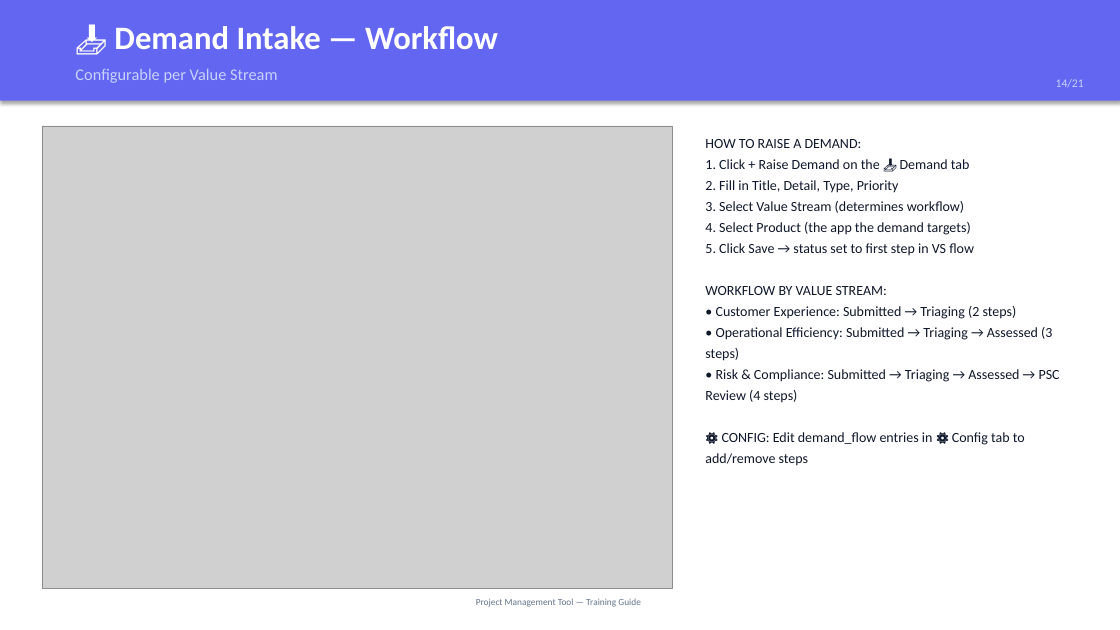
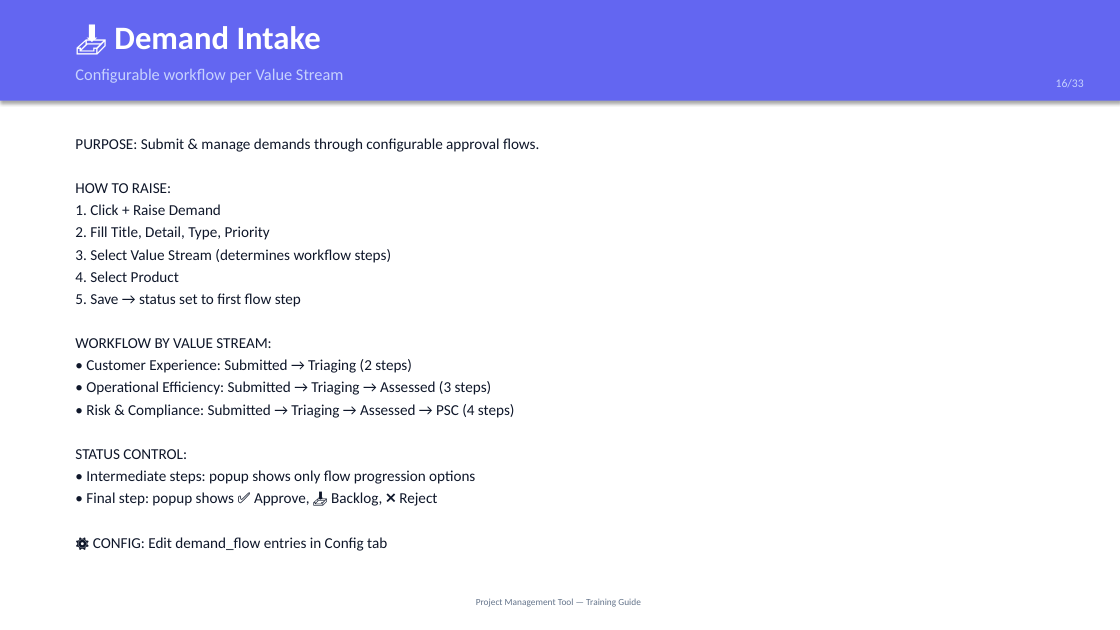
Before and after one commit to lusheng1123/project-management-tool-codeapp, a slide deck: slide 16 of Training-PM-Tool.pptx (slide 14 before the commit). Drawn at 1120x630 pixels with LibreOffice and Linux fonts; fonts in the diff are those of the drawing; grey boxes stand for pictures. Boxes give left, top, right and bottom in pixels: in the first picture for what was removed or moved away, otherwise in the second. Text is boxed around its words. In the diff, an @@ line names an element or a change of style, - is before the commit and + after.

Commit message:
feat: regenerate training PPT (33 slides)
Comprehensive training deck covering:
- Role matrix (8 roles × 18 tabs)
- 8 role deep-dives (permissions, restrictions)
- 17 page/functionality walkthroughs
- Project lock & requirement unlink feature
- Getting started quick reference
- All text-based (no screenshots)

```diff
--- a/Training-PM-Tool.pptx
+++ b/Training-PM-Tool.pptx
@@ text at (114, 26, 321, 49): text changed @@
-📥 Demand Intake — Workflow
+📥 Demand Intake
@@ text at (75, 69, 343, 83): text changed @@
-Configurable per Value Stream
+Configurable workflow per Value Stream
@@ text at (1056, 79, 1084, 87): text changed @@
-14/21
+16/33
@@ picture removed at (42, 126, 672, 588) @@
@@ text at (75, 138, 539, 551): text changed; size 12 to 13 pt @@
-HOW TO RAISE A DEMAND:
-1. Click + Raise Demand on the 📥 Demand tab
-2. Fill in Title, Detail, Type, Priority
-3. Select Value Stream (determines workflow)
-4. Select Product (the app the demand targets)
-5. Click Save → status set to first step in VS flow
-WORKFLOW BY VALUE STREAM:
-• Customer Experience: Submitted → Triaging (2 steps)
-• Operational Efficiency: Submitted → Triaging → Assessed (3 steps)
-• Risk & Compliance: Submitted → Triaging → Assessed → PSC Review (4 steps)
-⚙️ CONFIG: Edit demand_flow entries in ⚙️ Config tab to add/remove steps
+PURPOSE: Submit & manage demands through configurable approval flows.
+HOW TO RAISE:
+1. Click + Raise Demand
+2. Fill Title, Detail, Type, Priority
+3. Select Value Stream (determines workflow steps)
+4. Select Product
+5. Save → status set to first flow step
+WORKFLOW BY VALUE STREAM:
+• Customer Experience: Submitted → Triaging (2 steps)
+• Operational Efficiency: Submitted → Triaging → Assessed (3 steps)
+• Risk & Compliance: Submitted → Triaging → Assessed → PSC (4 steps)
+STATUS CONTROL:
+• Intermediate steps: popup shows only flow progression options
+• Final step: popup shows ✅ Approve, 📥 Backlog, ❌ Reject
+⚙️ CONFIG: Edit demand_flow entries in Config tab
```
Also in this commit, not shown: 19 other slides changed, 13 slides added, 1 slide removed, 1 other file.
